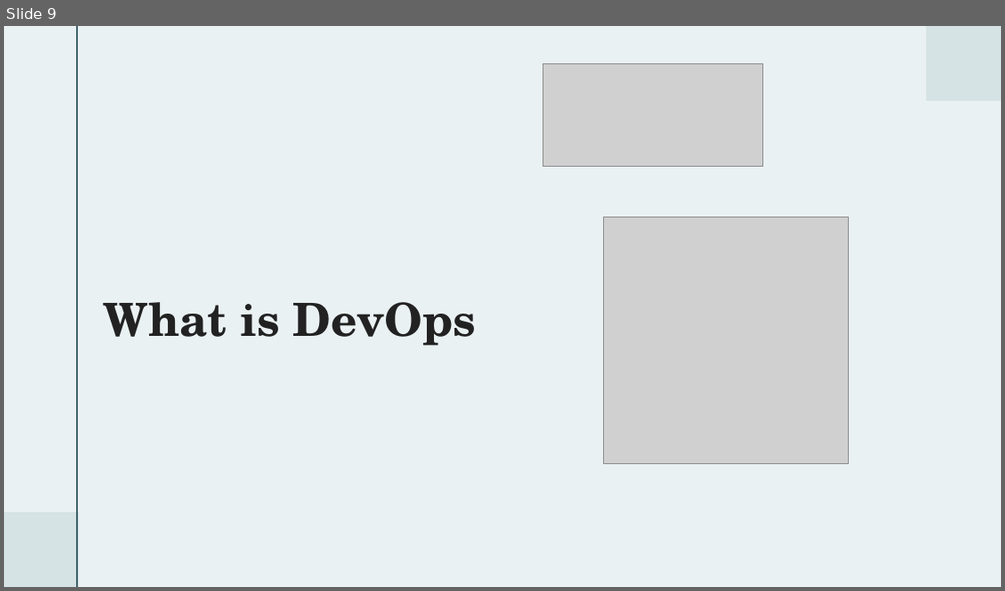
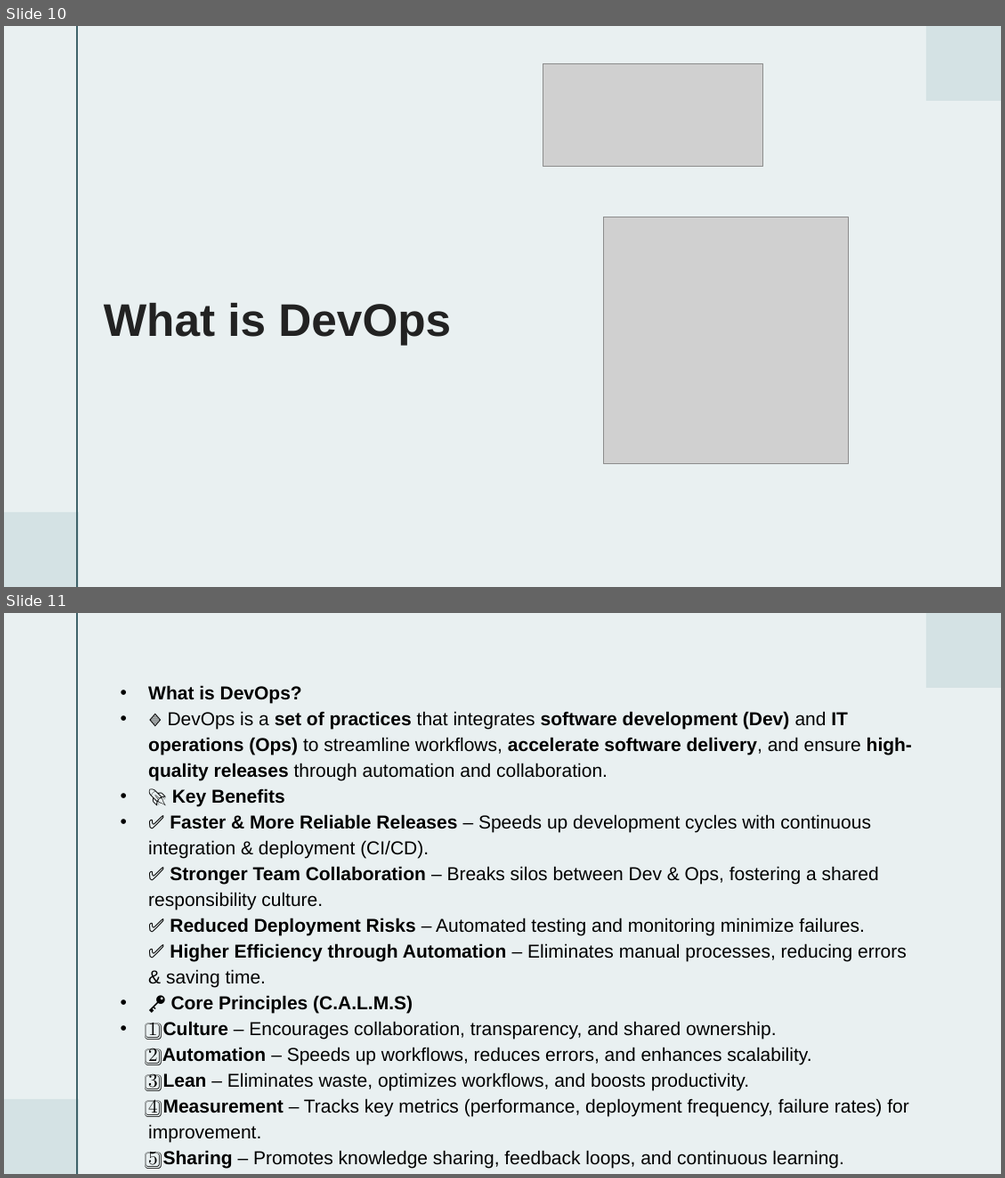
Before and after one commit to sub0101/muku, a slide deck: Presentation 3.pptx. Shown one above the other, each under a label of ours: slide 9 before the commit, slides 10 and 11 after it. The pictures are 1005x591 and 1005x1178 pixels, drawn with LibreOffice and Linux fonts; fonts in the diff are those of the drawing; grey boxes stand for pictures. Boxes give left, top, right and bottom in pixels: in the first picture for what was removed or moved away, otherwise in the second. Text is boxed around its words. In the diff, an @@ line names an element or a change of style, - is before the commit and + after.

```diff
--- a/Presentation 3.pptx
+++ b/Presentation 3.pptx
@@ slide 11 added at bbox=[4, 613, 1001, 1174], background #E9F0F1; not listed: 3 template elements that a slide beside it also shows @@
@@ text added at bbox=[148, 685, 912, 1168], 18 pt, text #000000 @@
+• What is DevOps?
+• 🔹 DevOps is a set of practices that integrates software development (Dev) and IT operations (Ops) to streamline workflows, accelerate software delivery, and ensure high-quality releases through automation and collaboration.
+• 🚀 Key Benefits
+• ✅ Faster & More Reliable Releases – Speeds up development cycles with continuous integration & deployment (CI/CD).
+  ✅ Stronger Team Collaboration – Breaks silos between Dev & Ops, fostering a shared responsibility culture.
+  ✅ Reduced Deployment Risks – Automated testing and monitoring minimize failures.
+  ✅ Higher Efficiency through Automation – Eliminates manual processes, reducing errors & saving time.
+• 🔑 Core Principles (C.A.L.M.S)
+• 1️⃣ Culture – Encourages collaboration, transparency, and shared ownership.
+  2️⃣ Automation – Speeds up workflows, reduces errors, and enhances scalability.
+  3️⃣ Lean – Eliminates waste, optimizes workflows, and boosts productivity.
+  4️⃣ Measurement – Tracks key metrics (performance, deployment frequency, failure rates) for improvement.
+  5️⃣ Sharing – Promotes knowledge sharing, feedback loops, and continuous learning.
@@ what was slide 9 is now slide 10 @@
@@ slide 10 changed as well @@
@@ background #EAF1F2 to #E9F0F1 @@
@@ title "What is DevOps" at bbox=[104, 303, 451, 345]: font TeX Gyre Schola to Arial @@
```
Also in this commit, not shown: 10 other slides changed, 6 other slides added, 4 slides removed.
